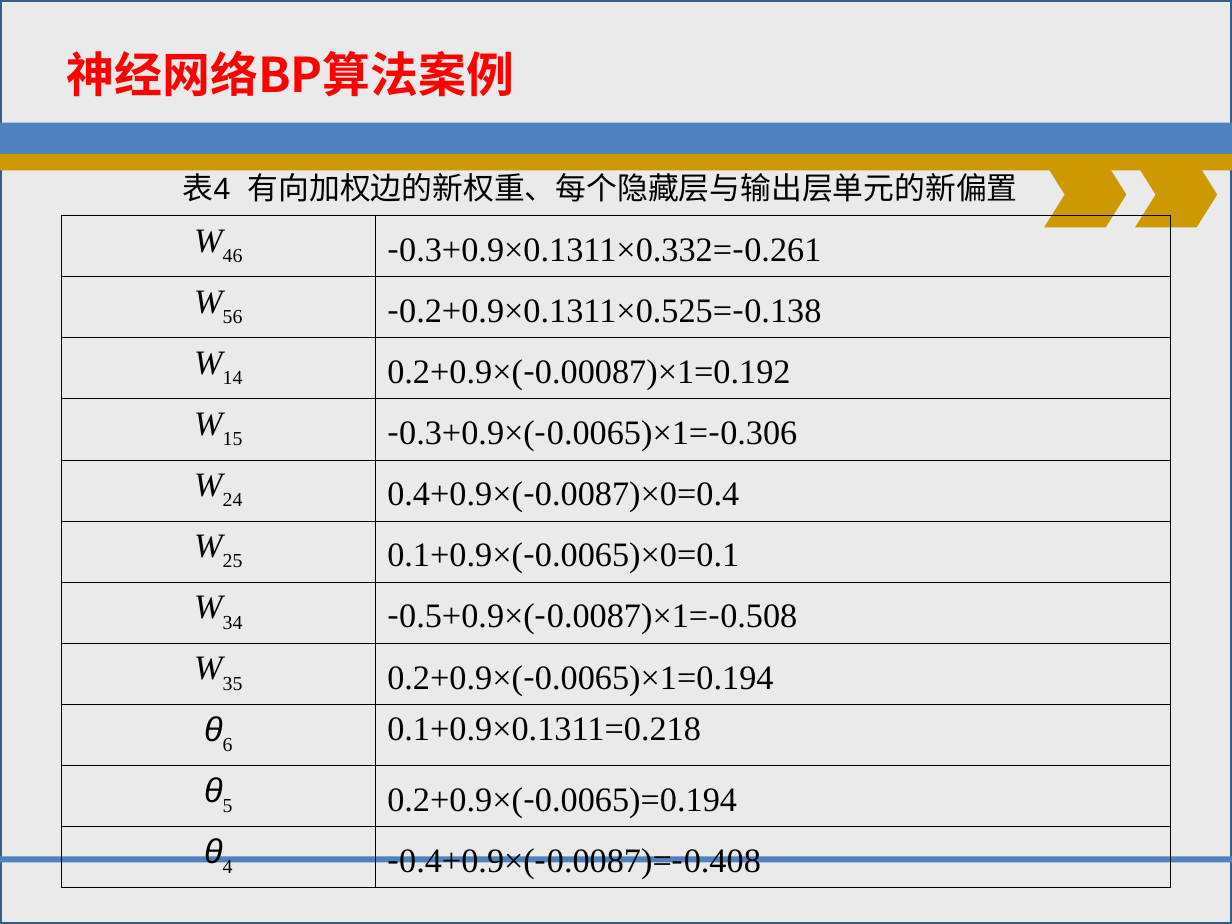
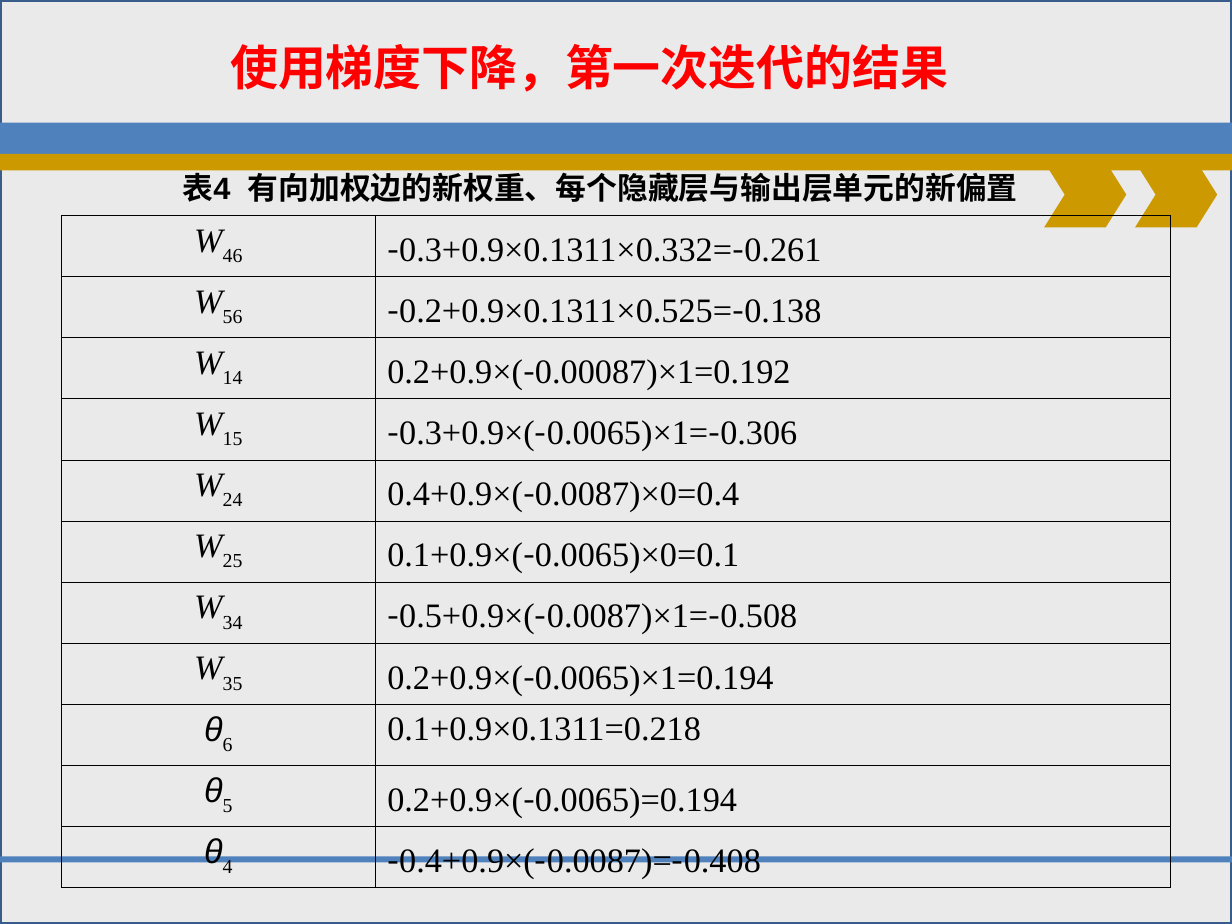
Before and after one commit to shfkuang/shfkuang.github.io, a slide deck: slide 20 of dm2019/dmch63.ppt (slide 19 before the commit). Drawn at 1232x924 pixels with LibreOffice and Linux fonts; fonts in the diff are those of the drawing; background and template pictures are left out. Boxes give left, top, right and bottom in pixels: in the first picture for what was removed or moved away, otherwise in the second. Text is boxed around its words. In the diff, an @@ line names an element or a change of style, - is before the commit and + after.

```diff
--- a/dm2019/dmch63.ppt
+++ b/dm2019/dmch63.ppt
@@ text removed at [67, 51, 514, 97] @@
-神经网络BP算法案例
@@ text added at [230, 44, 948, 92], 28 pt, text #FF0000, bold @@
+使用梯度下降，第一次迭代的结果
@@ text "表4 有向加权边的新权重、每个隐藏层与输出层单元的新偏置" at [183, 167, 1018, 202]: bold on @@
```
Also in this commit, not shown: 11 other slides changed, 1 slide added, 1 other file.
